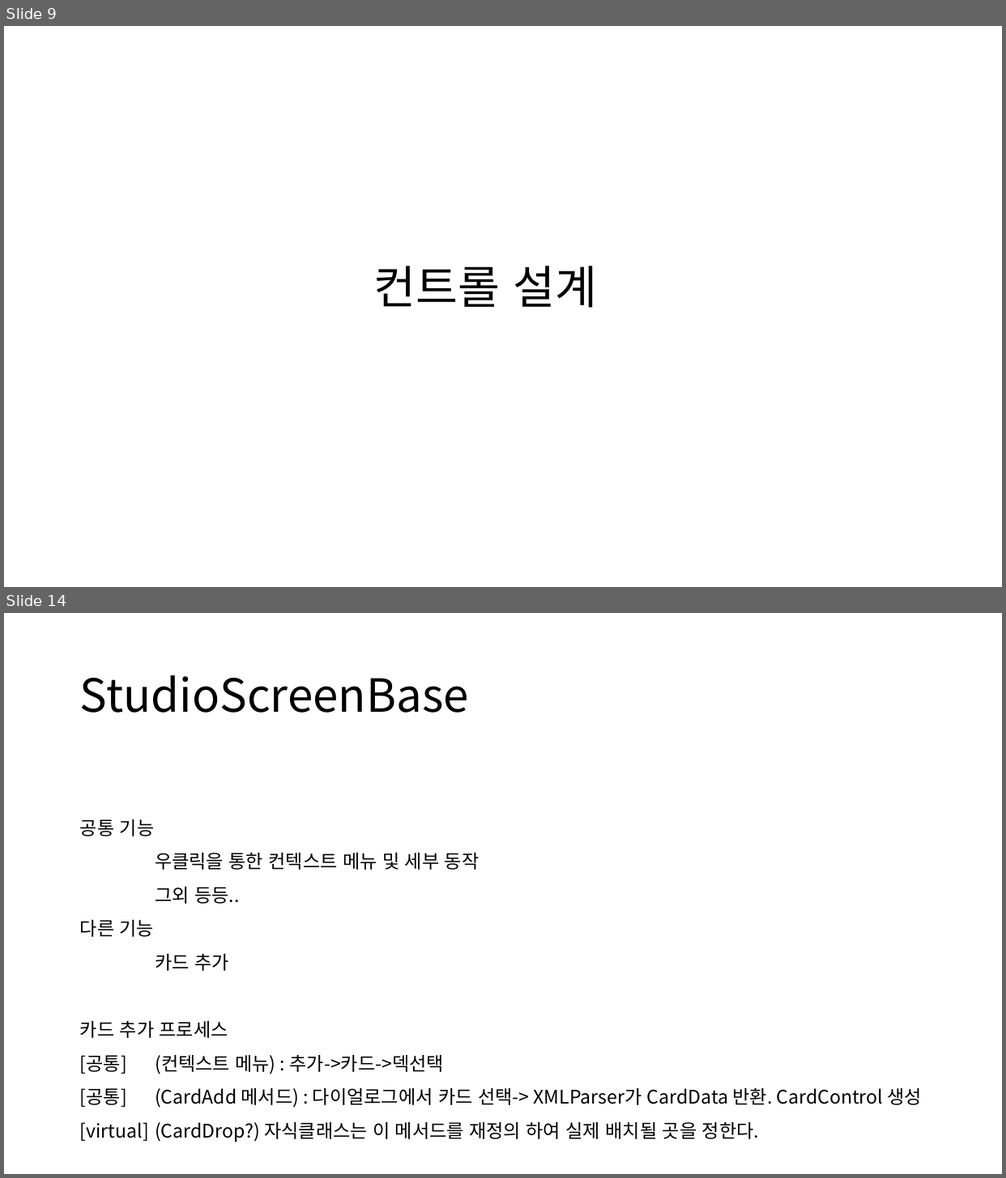
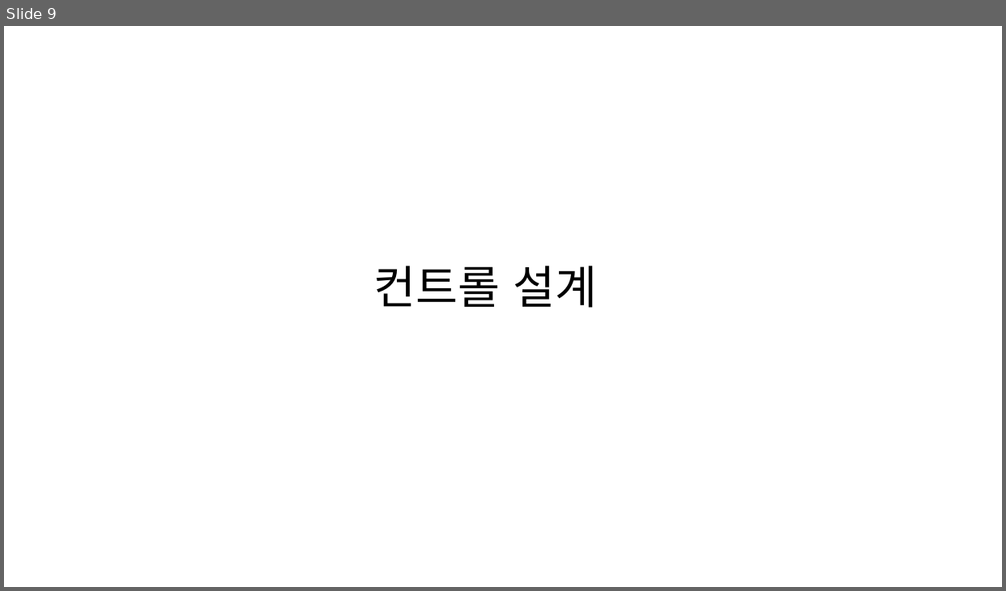
Before and after one commit to poro912/TaroDesktopPrivate, a slide deck: Document/타로 상세 설계서.pptx. Shown one above the other, each under a label of ours: slides 9 and 14 before the commit, slide 9 after it; the slides between them are not shown. The pictures are 1006x1178 and 1006x591 pixels, drawn with LibreOffice and Linux fonts; fonts in the diff are those of the drawing. Boxes give left, top, right and bottom in pixels: in the first picture for what was removed or moved away, otherwise in the second. Text is boxed around its words. In the diff, an @@ line names an element or a change of style, - is before the commit and + after.

Commit message:
Revert "폴더 구조 추가 및 상서 설계서 수정"
This reverts commit ebce7d17fbe047e5866f556eb8d5f3d90b09b88a.

```diff
--- a/Document/타로 상세 설계서.pptx
+++ b/Document/타로 상세 설계서.pptx
@@ slide 14 removed at box(4, 613, 1002, 1174), background #FFFFFF @@
@@ title removed at box(80, 675, 469, 713) @@
-StudioScreenBase
@@ text removed at box(80, 820, 922, 1142) @@
-공통 기능
-우클릭을 통한 컨텍스트 메뉴 및 세부 동작
-그외 등등..
-다른 기능
-카드 추가
-카드 추가 프로세스
-[공통] (컨텍스트 메뉴) : 추가->카드->덱선택
-[공통] (CardAdd 메서드) : 다이얼로그에서 카드 선택-> XMLParser가 CardData 반환. CardControl 생성
-[virtual] (CardDrop?) 자식클래스는 이 메서드를 재정의 하여 실제 배치될 곳을 정한다.
```
Also in this commit, not shown: 4 slides changed, 4 slides added, 11 other slides removed.
